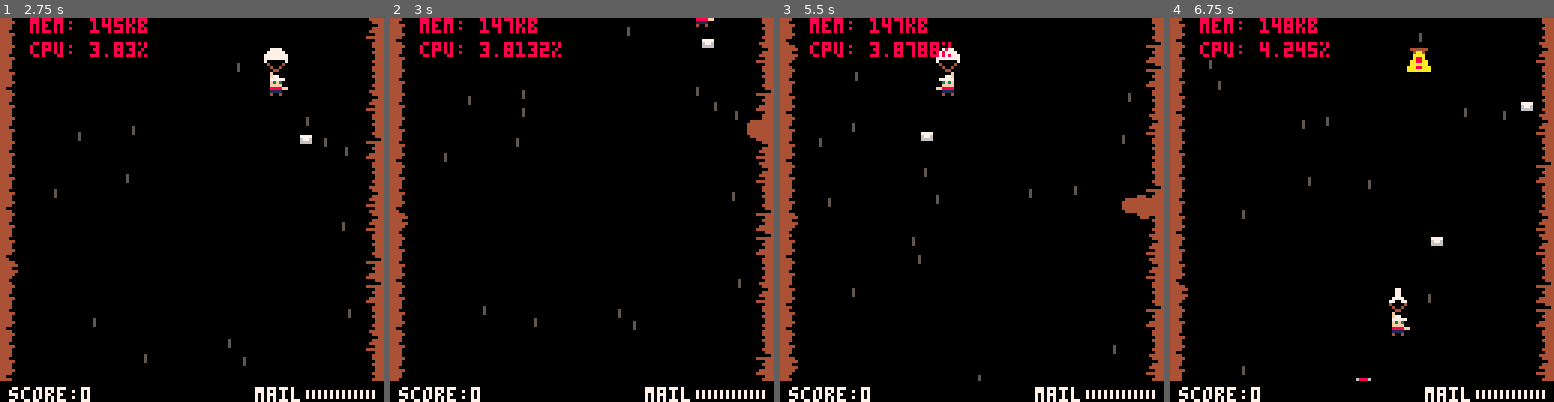
Above: before the commit, frames 1-4 (left to right).
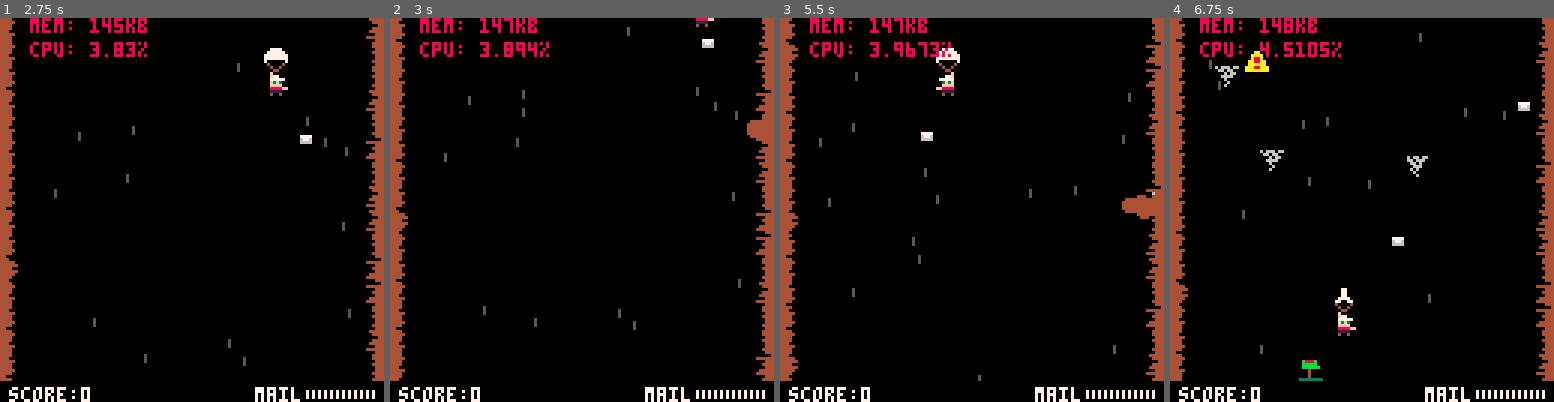
Above: after the commit, the same moments.

Repository: sugarvoid/down-mail
Game: PICO-8 cartridge down_mail.p8
Two runs of this game, one before a commit and one after it. Both use one fixed random seed, a clock stepped at 60 frames per second and the inputs below.
Inputs:
- Up to frame 1 (2.75 s): tap X (X key) at 0.33, 1.07, 1.85 s; tap O (Z key) at 0.7, 1.7, 2.1, 2.5 s; hold Right 1.6-2.1 s; hold Up 2.15-2.42 s; hold Right from 2.47 s (still down)
- Up to frame 2 (3 s): keep holding Right; tap O (Z key) at 2.9 s; tap X (X key) at 2.97 s
- Up to frame 3 (5.5 s): release Right at 3.03 s; hold Left 3.08-3.58 s; tap O (Z key) every 0.4 s from 3.3 to 5.3 s; hold Down 3.63-3.97 s; hold Right 4.02-4.68 s; tap X (X key) at 4.08, 5.2 s; hold Up 4.73-5.03 s; hold Left from 5.08 s (still down)
- Up to frame 4 (6.75 s): release Left at 5.68 s; tap O (Z key) at 5.7, 6.1, 6.5 s; hold Down 5.73-6.03 s; hold Right 6.08-6.58 s; tap X (X key) at 6.32 s; hold Right from 6.63 s (still down)

Frame 1 is identical in both runs. In frame 2, 0.2% of the frame differs, in the area x 32-45%, y 6-11%; in frame 3, 0.1%; in frame 4, 2.1%, in the area x 11-95%, y 6-95%.

Commit message:
Remove infinite loop bug

Diff:
--- a/src/main.lua
+++ b/src/main.lua
@@ -40,7 +40,7 @@
 }
 
 g_state = nil
-deliveries_needed = 2
+deliveries_needed = 6
 deliveries_left = deliveries_needed
 
 end_text_l1 = ""
@@ -505,7 +505,7 @@
 function goto_bonus()
     p1.move_speed = 1.5
     spawner.reset()
-    bouns_timer = 50  --30 * 15
+    bouns_timer = 30 * 15
     change_state(gamestates.bonus)
 end
 
--- a/src/spawner.lua
+++ b/src/spawner.lua
@@ -58,7 +58,7 @@
 
             if self.demon <= 0 then
                 self.demon = randsec_rang(9, 20)
-              --  spawn_demon()
+                spawn_demon()
             end
 
             if self.ammo <= 0 then
@@ -100,9 +100,9 @@
 
 function get_available_lane()
     local _idx
-    repeat
+  --  repeat
         _idx = flr(rnd(#lanes)) + 1
-    until lanes[_idx][2] == false
+   -- until lanes[_idx][2] == false
     return _idx
 end
 
--- a/src/twister.lua
+++ b/src/twister.lua
@@ -19,7 +19,7 @@
     _t.angle = 0
     _t.speed = 1.5
     _t.prox = 0.2
-    add(twisters, _t)
+    add(objects.front, _t)
 end
 
 function twister:set_target(obj)
@@ -44,7 +44,7 @@
     if _newangle <= 0.3 then
         local _t = self.target.type
         if _t == "exit" then
-            del(twisters, self)
+            del(objects.front, self)
         elseif _t == "player" then
             p1.move_speed = 0.5
         end
